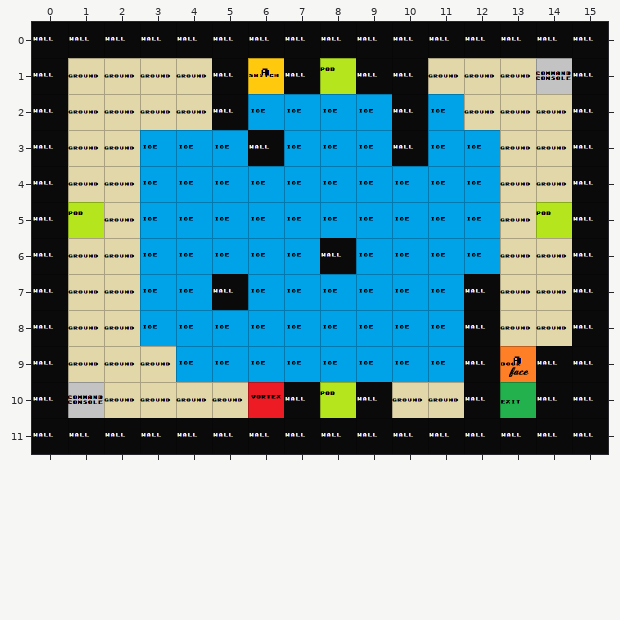
Tiled map, stored at Assets/Levels/mapTest3.tmx. This is how it looked before the edit.
Cells are 64x64 px. Shown: x 0..15, y 0..11.
Now the later version:
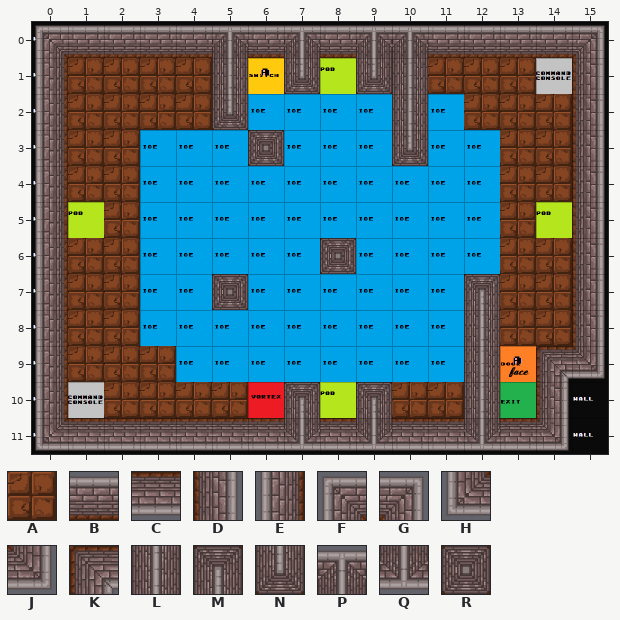
Key: from "graphs": A 0, B 1, C 2, D 3, E 4, F 5, G 6, H 7, J 8, K 9, L 16, M 18, N 20, P 22, Q 23, R 30.
_ is an empty cell.
Changes in this commit:
Layer "Render":
The edit adds tile A in row 1 at x 1 to 4 and 11 to 13; in row 2 at x 1 to 4 and 12 to 14; in rows 3 to 4 at x 1 to 2 and 13 to 14; in row 5 at x 2 and 13; in rows 6 to 8 at x 1 to 2 and 13 to 14; in row 9 at x 1 to 3.
The edit adds tile A in row 10 at x 2 to 5 and 10 to 11.
The edit adds tile B in row 0 at x 1 to 4, 6, 8 and 11 to 14.
The edit adds tile C in row 11 at x 1 to 6, 8, 10 to 11 and 13.
The edit adds tile D in rows 1 to 8 at x 15; in row 10 at x 14.
The edit adds tile E in rows 1 to 10 at x 0.
The edit adds tile F in row 0 at x 0.
The edit adds tile G in row 0 at x 15.
The edit adds tile H in row 11 at x 0.
The edit adds tile J in row 9 at x 15; in row 11 at x 14.
The edit adds tile K in row 9 at x 14.
The edit adds tile L in row 1 at x 5 and 10; in row 2 at x 10; in rows 8 to 10 at x 12.
The edit adds tile M in row 7 at x 12; in row 10 at x 7 and 9.
The edit adds tile N in row 1 at x 7 and 9; in row 2 at x 5; in row 3 at x 10.
The edit adds tile P in row 0 at x 5, 7 and 9 to 10.
The edit adds tile Q in row 11 at x 7, 9 and 12.
The edit adds tile R in row 3 at x 6; in row 6 at x 8; in row 7 at x 5.
Pixel boxes of the changes (left, top, right, bottom) in both pictures:
added: (35, 25, 605, 451)
